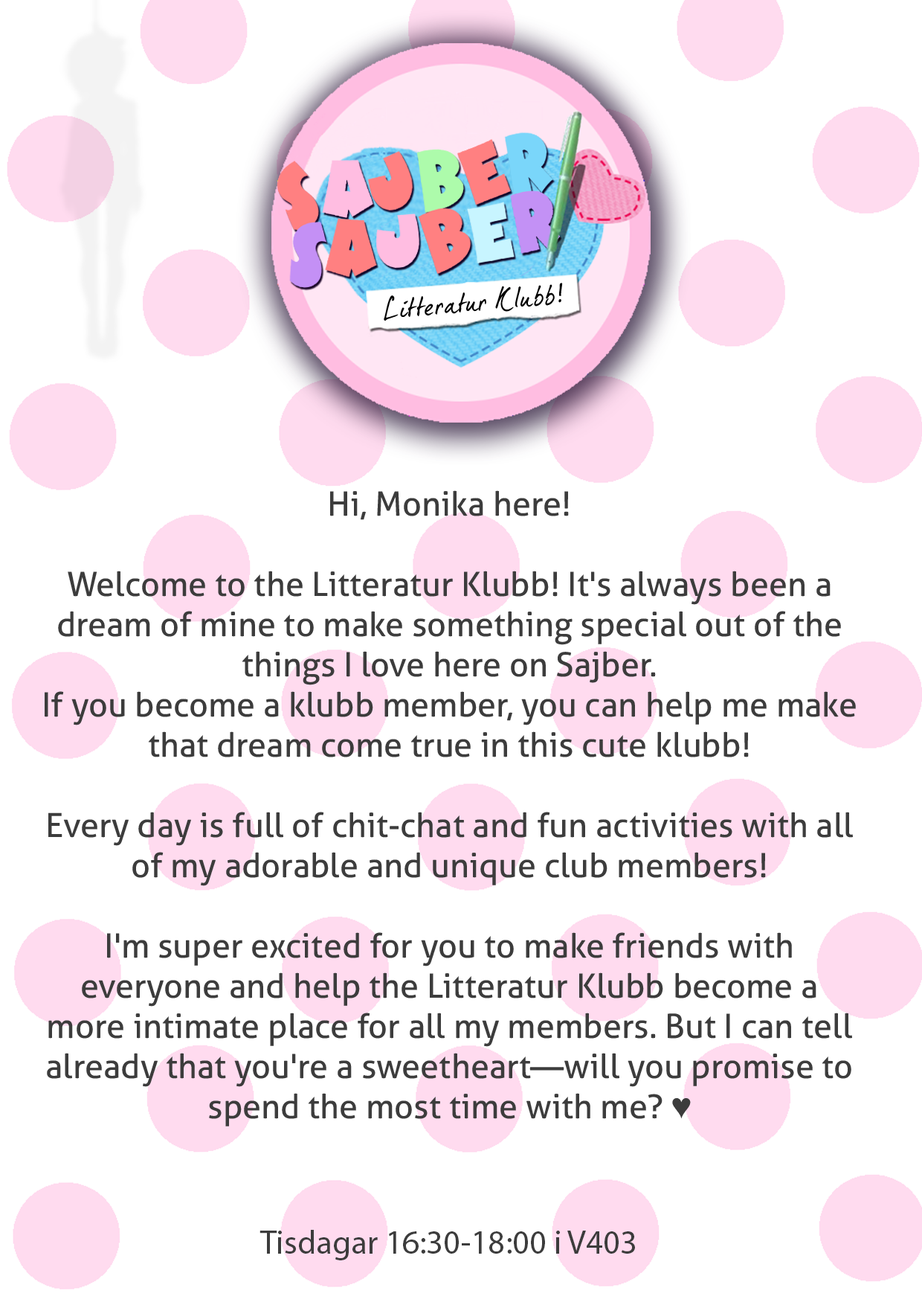
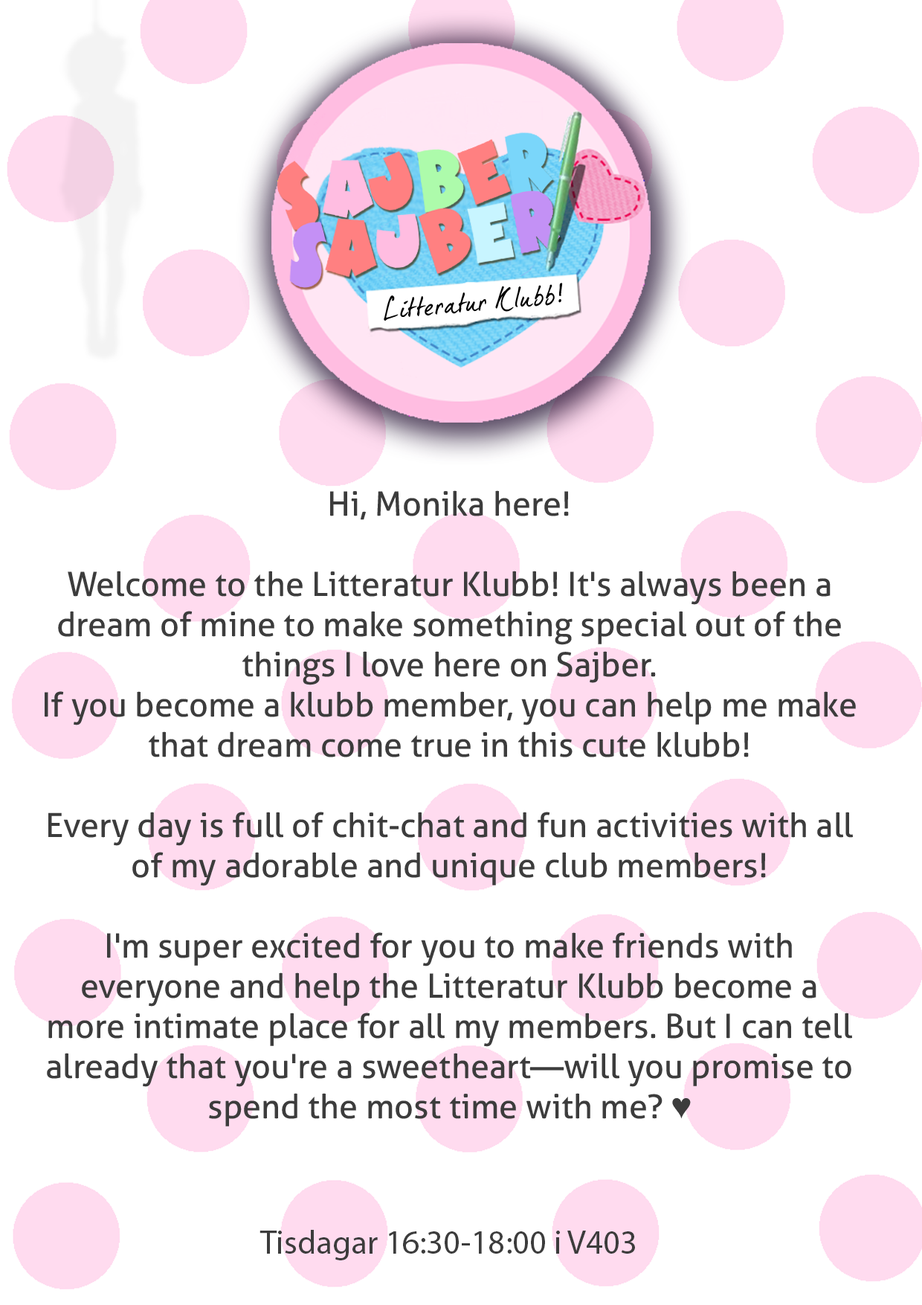
Layers edited between the first and the second 922 × 1305 image:
pixels changed over <box>278,136,563,291</box> (layer not identified)
